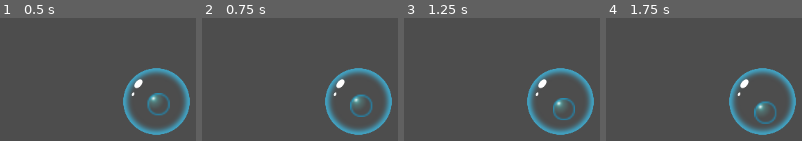
Above: before the commit, frames 1-4 (left to right).
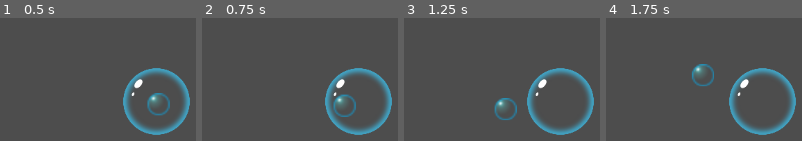
Above: after the commit, the same moments.

Repository: Zodayan/BubbleSurvivor
Game: Godot game, scene res://scenes/game.tscn
Two runs of this game, one before a commit and one after it. Both use one fixed random seed, a clock stepped at 60 frames per second and the inputs below.
Inputs:
- Up to frame 1 (0.5 s): no input
- Up to frame 2 (0.75 s): tap Enter at 0.5 s; hold Right (right) from 0.53 s (still down)
- Up to frame 3 (1.25 s): keep holding Right (right)
- Up to frame 4 (1.75 s): release Right (right) at 1.28 s; hold Down (down) from 1.28 s (still down)

Frame 1 is identical in both runs. In frame 2, 1.8% of the frame differs, in the area x 66-88%, y 61-81%; in frame 3, 1.9%; in frame 4, 2.0%, in the area x 43-88%, y 37-87%.

Commit message:
player movement

Diff:
--- a/bubblesurvior/scripts/player/bubble_player.gd
+++ b/bubblesurvior/scripts/player/bubble_player.gd
@@ -1,9 +1,21 @@
 extends CharacterBody2D
 
-func Deplacement_joueur() -> Vector2:
+func calculMovement() -> Vector2:
 	# le mouvement sur l'axe des X
 	var deplacementX = Input.get_action_strength("right") - Input.get_action_strength("left"); #input en forme de string c'est degeulasse
 	# le mouvement sur l'axe des Y
 	var deplacementY = Input.get_action_strength("down") - Input.get_action_strength("up");
 	# Le vecteur de mouvement (X,Y)
 	return Vector2(deplacementX,deplacementY);
+
+func _physics_process(_delta):
+
+	var movement : Vector2 = calculMovement()
+
+	var _SceneTree : CustomSceneTree = CustomSceneTree.getInstance()
+
+	var speed : float = _SceneTree._playerManager.speed
+
+	velocity = movement.normalized()*speed;
+	 #normalized-> vitesse constante meme en diagonale
+	move_and_slide();
